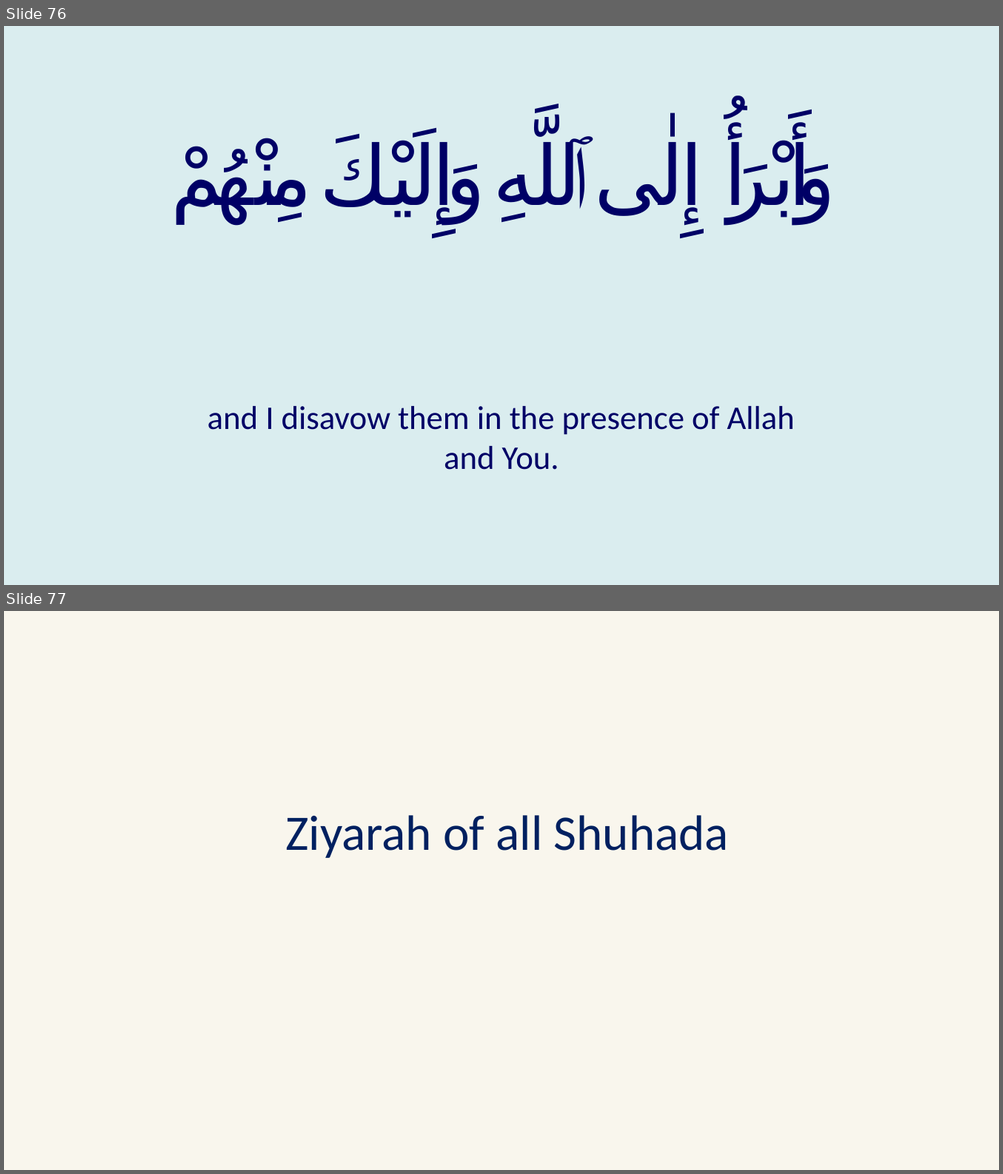
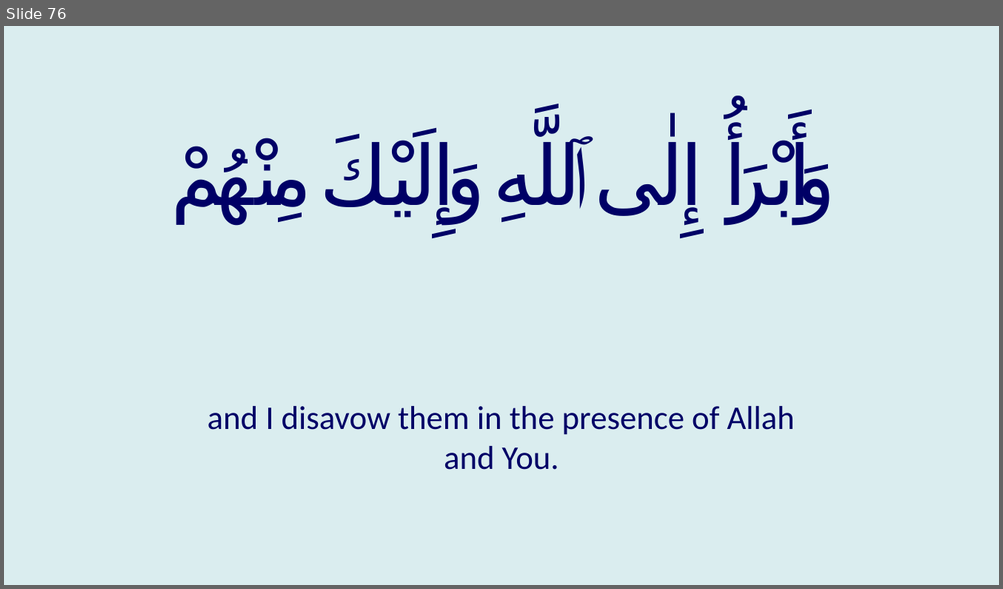
Before and after one commit to GhayurH/Slides, a slide deck: PPTs/Ziyarat Warith.pptx. Shown one above the other, each under a label of ours: slides 76 and 77 before the commit, slide 76 after it. The pictures are 1003x1174 and 1003x589 pixels, drawn with LibreOffice and Linux fonts; fonts in the diff are those of the drawing. Boxes give left, top, right and bottom in pixels: in the first picture for what was removed or moved away, otherwise in the second. Text is boxed around its words. In the diff, an @@ line names an element or a change of style, - is before the commit and + after.

```diff
--- a/PPTs/Ziyarat Warith.pptx
+++ b/PPTs/Ziyarat Warith.pptx
@@ slide 77 removed at box(4, 611, 999, 1170), background #F9F6ED @@
@@ text removed at box(285, 815, 728, 858) @@
-Ziyarah of all Shuhada
```
Also in this commit, not shown: 4 slides added, 3 other slides removed.
